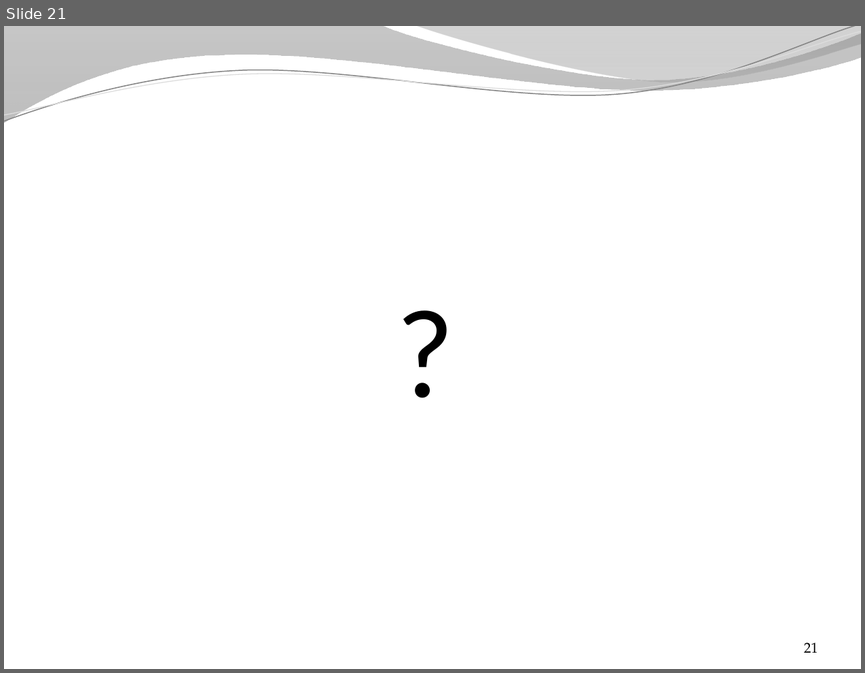
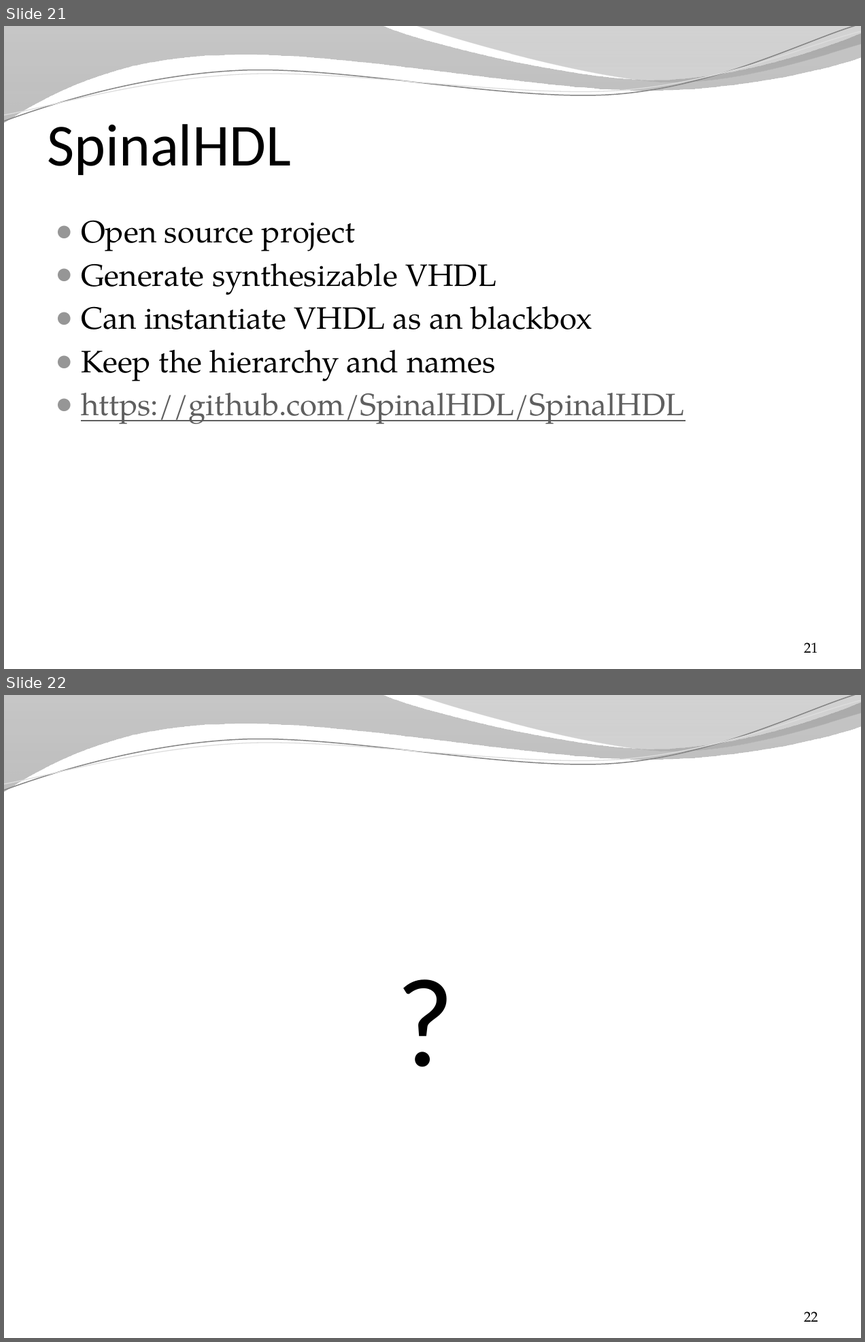
Before and after one commit to SpinalHDL/SpinalDoc, a slide deck: presentation/en/changes_arguments.pptx. Shown one above the other, each under a label of ours: slide 21 before the commit, slides 21 and 22 after it. The pictures are 865x673 and 865x1342 pixels, drawn with LibreOffice and Linux fonts; fonts in the diff are those of the drawing; background and template pictures are left out. Boxes give left, top, right and bottom in pixels: in the first picture for what was removed or moved away, otherwise in the second. Text is boxed around its words. In the diff, an @@ line names an element or a change of style, - is before the commit and + after.

```diff
--- a/presentation/en/changes_arguments.pptx
+++ b/presentation/en/changes_arguments.pptx
@@ slide 21 added at [4,26,861,669], background picture (left out); not listed: 4 template elements that a slide beside it also shows @@
@@ title added at [47,124,291,175], 50 pt, text #000000 @@
+SpinalHDL
@@ text added at [81,220,684,424], 26 pt, text #000000 @@
+● Open source project
+● Generate synthesizable VHDL
+● Can instantiate VHDL as an blackbox
+● Keep the hierarchy and names
+● https://github.com/SpinalHDL/SpinalHDL
@@ page number added at [804,642,818,652], 12 pt, text #000000 @@
+21
@@ what was slide 21 is now slide 22 @@
@@ page number at [804,1311,818,1321]: text changed @@
-21
+22
```
Also in this commit, not shown: 17 slides changed, 2 other slides added, 1 slide removed, 3 other files.
